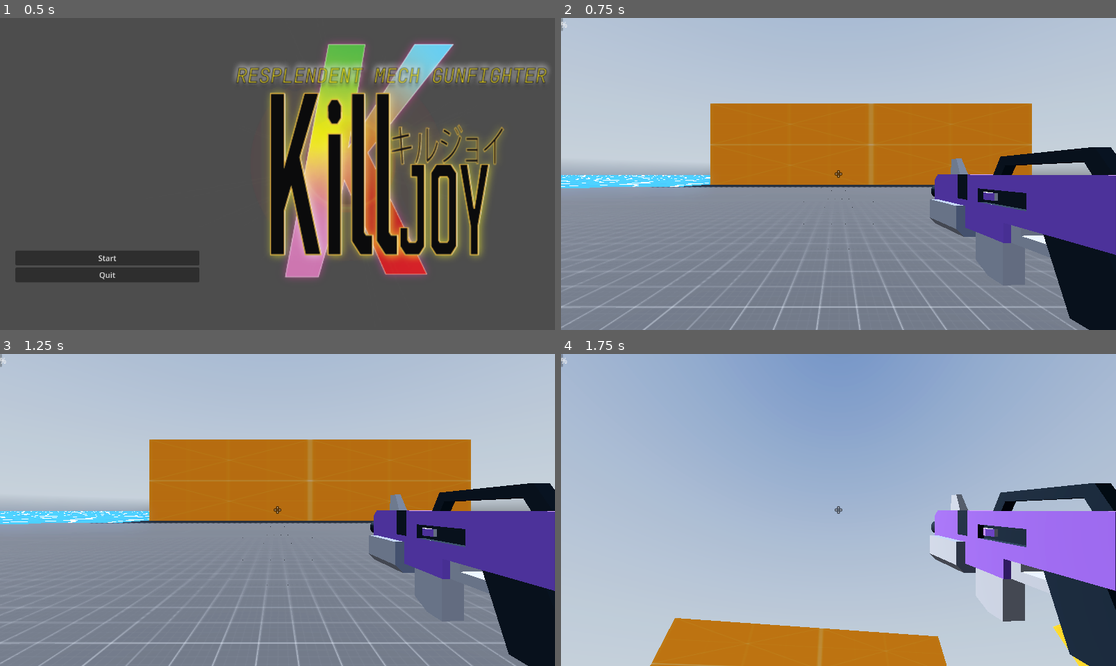
Above: before the commit, frames 1-4 (two rows, left to right).
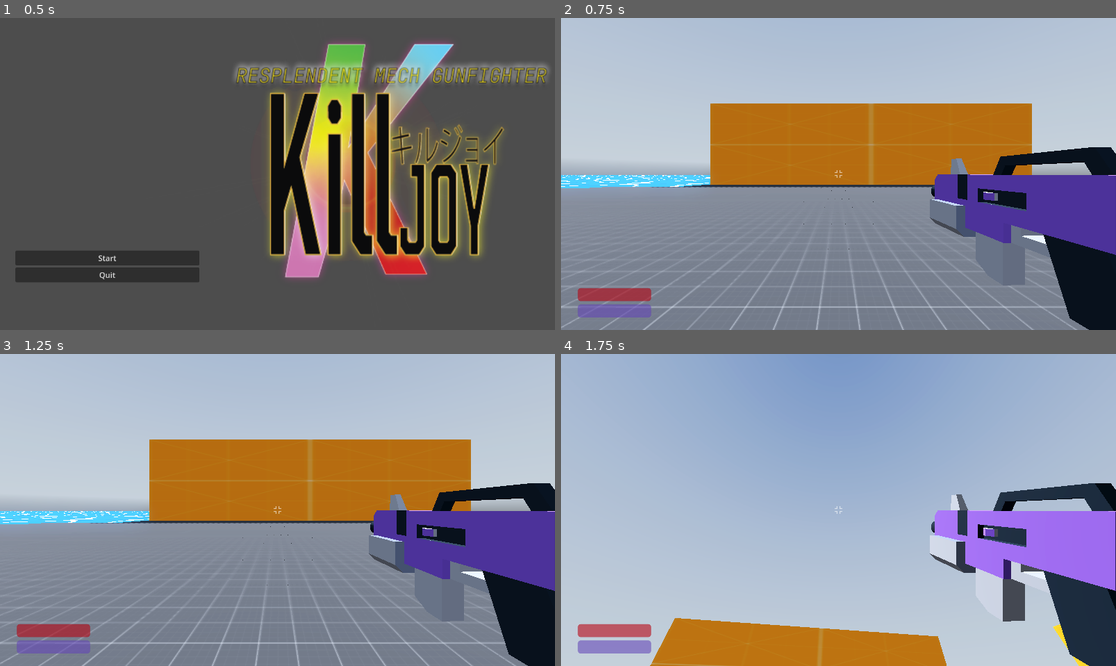
Above: after the commit, the same moments.

Repository: rivaroles/godot4-killjoy
Game: Godot game, scene res://scenes/main_menu.tscn
Two runs of this game, one before a commit and one after it. Both use one fixed random seed, a clock stepped at 60 frames per second and the inputs below. A sky picture missing from this copy of the repository is replaced by a grey-blue gradient. Sound files missing from this copy of the repository are replaced by a short silence.
Inputs (mouse positions are in pixels of both pictures, inside the frame that each line leads up to):
- Up to frame 1 (0.5 s): no input
- Up to frame 2 (0.75 s): click "Start" at 0.5 s
- Up to frame 3 (1.25 s): no input
- Up to frame 4 (1.75 s): move the mouse to (866, 510) at 1.27 s; hold W (forward) from 1.28 s (still down); hold Ctrl (crouch) from 1.28 s (still down); tap Space (jump) at 1.52, 1.55 s

Frame 1 is identical in both runs. In frame 2, 1.2% of the frame differs, in the area x 0-51%, y 0-96%; in frame 3, 1.2%; in frame 4, 1.2%.

Commit message:
life bar added, fuel bar added

Diff:
--- a/scenes/Bullet.tscn
+++ b/scenes/Bullet.tscn
@@ -15,6 +15,8 @@
 size = Vector3(0.05, 0.05, 1)
 
 [node name="Bullet" type="Area3D"]
+collision_layer = 4
+collision_mask = 4
 script = ExtResource("1_hd75p")
 
 [node name="MeshInstance3D" type="MeshInstance3D" parent="."]
--- a/scenes/Enemy.tscn
+++ b/scenes/Enemy.tscn
@@ -84,6 +84,8 @@
 
 [node name="Enemy" type="CharacterBody3D"]
 transform = Transform3D(1, 0, 0, 0, 1, 0, 0, 0, 1, 0, 1, 0)
+collision_layer = 5
+collision_mask = 5
 script = ExtResource("1_l6rqt")
 
 [node name="MeshInstance3D" type="MeshInstance3D" parent="."]
@@ -102,7 +104,7 @@
 
 [node name="EnemyHurtSound" type="AudioStreamPlayer3D" parent="."]
 stream = ExtResource("2_8rf4g")
-volume_db = -20.0
+volume_db = -30.0
 
 [node name="HitBox" parent="." instance=ExtResource("3_ihumt")]
 collision_layer = 2
--- a/scenes/Player.tscn
+++ b/scenes/Player.tscn
@@ -1,8 +1,7 @@
-[gd_scene load_steps=16 format=3 uid="uid://cufc0bo13clby"]
+[gd_scene load_steps=15 format=3 uid="uid://cufc0bo13clby"]
 
 [ext_resource type="Script" path="res://scripts/Player.gd" id="1_ne2l1"]
-[ext_resource type="Texture2D" uid="uid://d0jehudrq864u" path="res://assets/GUI/tile_0057.png" id="3_gpat4"]
-[ext_resource type="Script" path="res://scripts/HealthBar.gd" id="4_7oijt"]
+[ext_resource type="Texture2D" uid="uid://mdgbie1lpuj1" path="res://assets/GUI/crosshair003.png" id="2_phk7d"]
 [ext_resource type="PackedScene" uid="uid://cnggm0whbo1bg" path="res://scenes/Blaster.tscn" id="4_40c6r"]
 [ext_resource type="AudioStream" uid="uid://dk2b15xei7y1m" path="res://sounds/Jump.mp3" id="4_by6vy"]
 [ext_resource type="AudioStream" uid="uid://bbw661238q0vq" path="res://sounds/Shoot 1.mp3" id="5_gs7ys"]
@@ -66,7 +65,7 @@
 offset_bottom = 8.0
 grow_horizontal = 2
 grow_vertical = 2
-texture = ExtResource("3_gpat4")
+texture = ExtResource("2_phk7d")
 
 [node name="Blaster" parent="Neck/Head/Eyes/Camera3D" instance=ExtResource("4_40c6r")]
 transform = Transform3D(-0.999391, 0, -0.0348994, 0, 1, 0, 0.0348994, 0, -0.999391, 0.459321, -0.117159, -0.589494)
@@ -110,16 +109,39 @@
 offset_right = 40.0
 offset_bottom = 40.0
 
-[node name="TextureProgressBar" type="TextureProgressBar" parent="GUI/Control"]
-layout_mode = 0
-offset_right = 40.0
-offset_bottom = 40.0
+[node name="HealthBar" type="ProgressBar" parent="GUI/Control"]
+modulate = Color(0.998335, 0, 0.0774396, 1)
+layout_mode = 1
+anchors_preset = 8
+anchor_left = 0.5
+anchor_top = 0.5
+anchor_right = 0.5
+anchor_bottom = 0.5
+offset_left = 15.0
+offset_top = 541.0
+offset_right = 167.0
+offset_bottom = 568.0
+grow_horizontal = 2
+grow_vertical = 2
+value = 100.0
+show_percentage = false
 
-[node name="HealthBar" type="ProgressBar" parent="GUI/Control"]
-layout_mode = 0
-offset_right = 4.0
-offset_bottom = 27.0
-script = ExtResource("4_7oijt")
+[node name="FuelBar" type="ProgressBar" parent="GUI/Control"]
+modulate = Color(0.537178, 0.372566, 0.996786, 1)
+layout_mode = 1
+anchors_preset = 8
+anchor_left = 0.5
+anchor_top = 0.5
+anchor_right = 0.5
+anchor_bottom = 0.5
+offset_left = 15.0
+offset_top = 575.0
+offset_right = 167.0
+offset_bottom = 602.0
+grow_horizontal = 2
+grow_vertical = 2
+value = 100.0
+show_percentage = false
 
 [node name="Sounds" type="Node" parent="."]
 
--- a/scripts/Player.gd
+++ b/scripts/Player.gd
@@ -12,9 +12,12 @@
 @onready var shoot_sound = $Sounds/ShootSound
 @onready var jetpack_sound = $Sounds/JetpackSound
 @onready var shoot_timer = $ShootTimer
+@onready var health_bar = $GUI/Control/HealthBar
+@onready var fuel_bar = $GUI/Control/FuelBar
 
 # Health nodes
-var hp = 120.0
+var hp = 80
+var maxhp = 80
 
 # Level nodes
 var experience = 0
@@ -55,8 +58,8 @@
 # Jetpack vars
 
 const JETPACK_FORCE = 10.0
-const MAX_JETPACK_FUEL = 10.0
-
+
+var jetpack_max_fuel = 10.0
 var jetpack_fuel = 10.0
 var fuel_consumption = 3.0
 var fuel_recharge = 0.5
@@ -92,6 +95,7 @@
 
 func _ready():
 	Input.set_mouse_mode(Input.MOUSE_MODE_CAPTURED)
+	_on_hurt_box_hurt(0)
 
 func _input(event):
 
@@ -225,9 +229,13 @@
 	elif Input.is_action_pressed("jump") && !is_on_floor() && jetpack_fuel > 0:
 		velocity.y += JETPACK_FORCE * _delta
 		jetpack_fuel -= fuel_consumption * _delta
+		crouching_position.call_deferred("set", "disabled", true)
 
 	elif is_on_floor():
-		jetpack_fuel = min(jetpack_fuel + fuel_recharge * _delta, MAX_JETPACK_FUEL)
+		jetpack_fuel = min(jetpack_fuel + fuel_recharge * _delta, jetpack_max_fuel)
+
+	fuel_bar.max_value = jetpack_max_fuel
+	fuel_bar.value = jetpack_fuel
 
 	direction = lerp(direction, (transform.basis * Vector3(input_dir.x, 0, input_dir.y)).normalized(), _delta * lerp_speed)
 
@@ -289,4 +297,5 @@
 
 func _on_hurt_box_hurt(damage):
 	hp -= damage
-	print(hp)
+	health_bar.max_value = maxhp
+	health_bar.value = hp
Binary file added: assets/GUI/barBack_horizontalMid.png
Not shown, added: assets/GUI/barBack_horizontalMid.png.import
Binary file added: assets/GUI/barRed_horizontalMid.png
Not shown, added: assets/GUI/barRed_horizontalMid.png.import
Binary file added: assets/GUI/button_rectangle_flat.png
Not shown, added: assets/GUI/button_rectangle_flat.png.import
Binary file added: assets/GUI/button_square_line.png
Not shown, added: assets/GUI/button_square_line.png.import
Binary file added: assets/GUI/crosshair003.png
Not shown, added: assets/GUI/crosshair003.png.import
Not shown: 4 places in assets/mesh library/Prototype tiles.tres that only renumber resources
